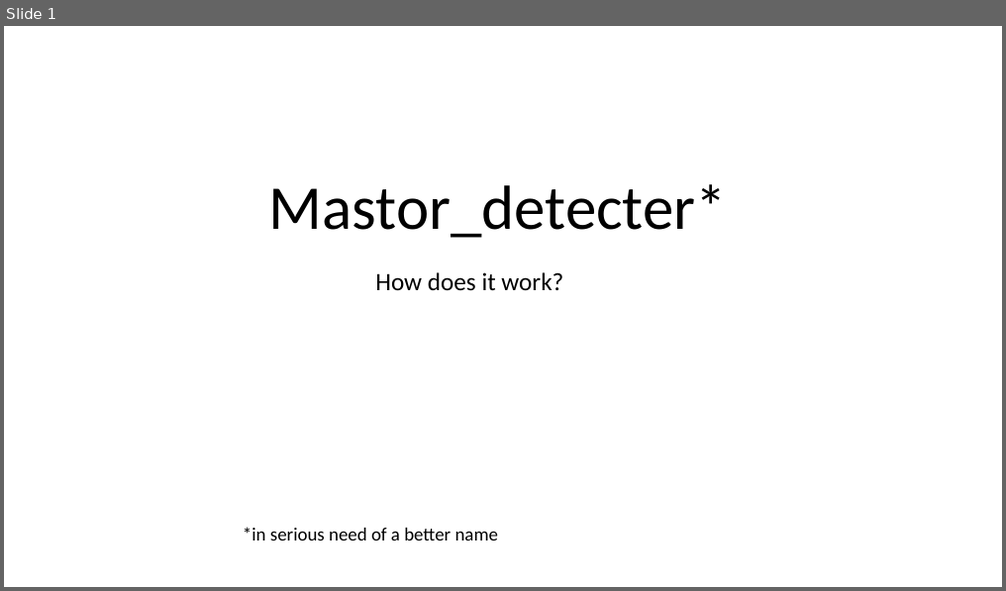
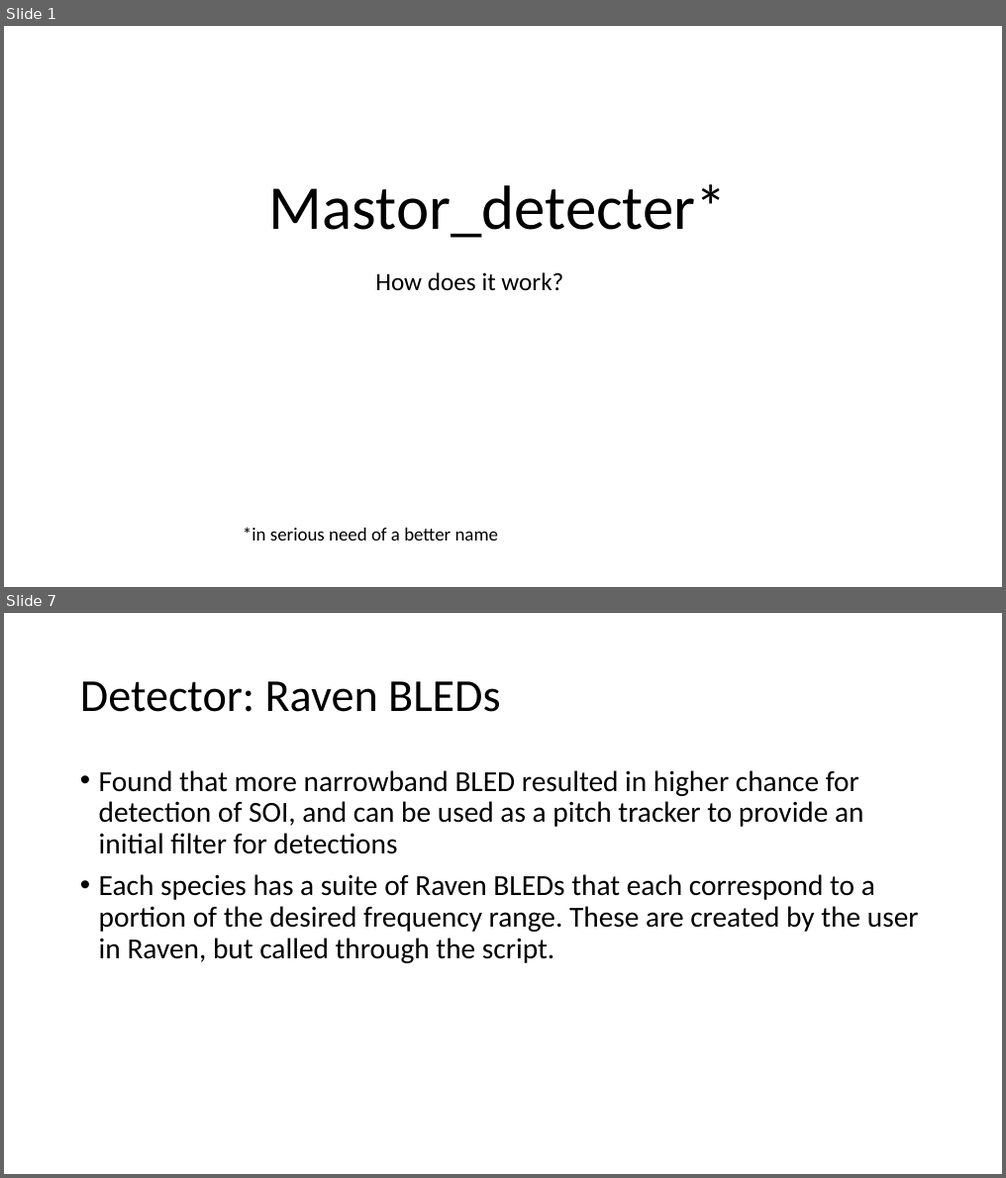
Before and after one commit to DanWoodrich/RavenBLEDscripts, a slide deck: Data/Paper/Mastor_detecter.pptx. Shown one above the other, each under a label of ours: slide 1 before the commit, slides 1 and 7 after it; the slides between them are not shown. The pictures are 1006x591 and 1006x1178 pixels, drawn with LibreOffice and Linux fonts; fonts in the diff are those of the drawing. Boxes give left, top, right and bottom in pixels: in the first picture for what was removed or moved away, otherwise in the second. Text is boxed around its words. In the diff, an @@ line names an element or a change of style, - is before the commit and + after.

```diff
--- a/Data/Paper/Mastor_detecter.pptx
+++ b/Data/Paper/Mastor_detecter.pptx
@@ slide 7 added at (x1=4, y1=613, x2=1002, y2=1174), background #FFFFFF @@
@@ title added at (x1=80, y1=681, x2=500, y2=712), 44 pt, text #000000 @@
+Detector: Raven BLEDs
@@ text added at (x1=99, y1=770, x2=919, y2=963), 28 pt, text #000000 @@
+• Found that more narrowband BLED resulted in higher chance for detection of SOI, and can be used as a pitch tracker to provide an initial filter for detections
+• Each species has a suite of Raven BLEDs that each correspond to a portion of the desired frequency range. These are created by the user in Raven, but called through the script.
```
Also in this commit, not shown: 3 slides changed, 2 other slides added, 4 other files.
